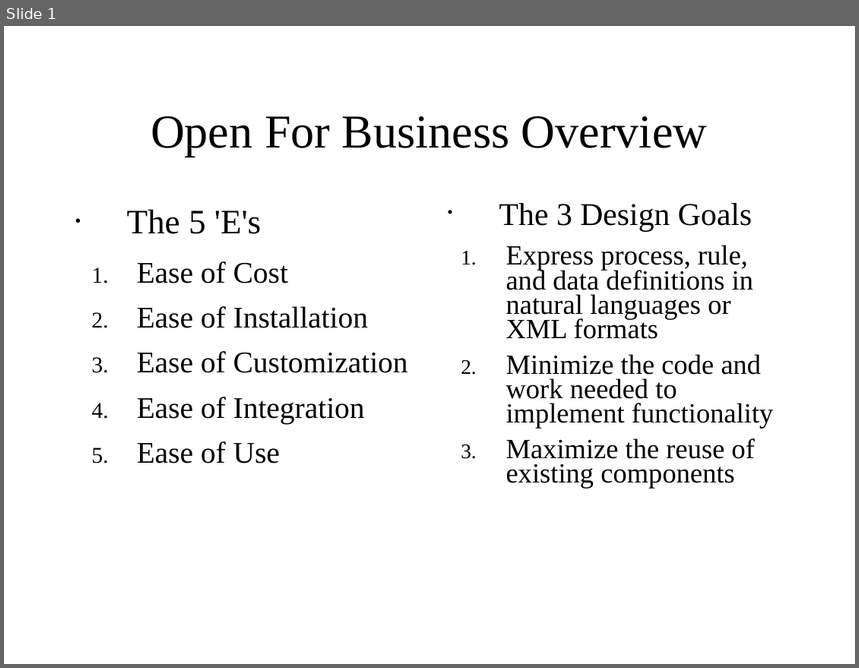
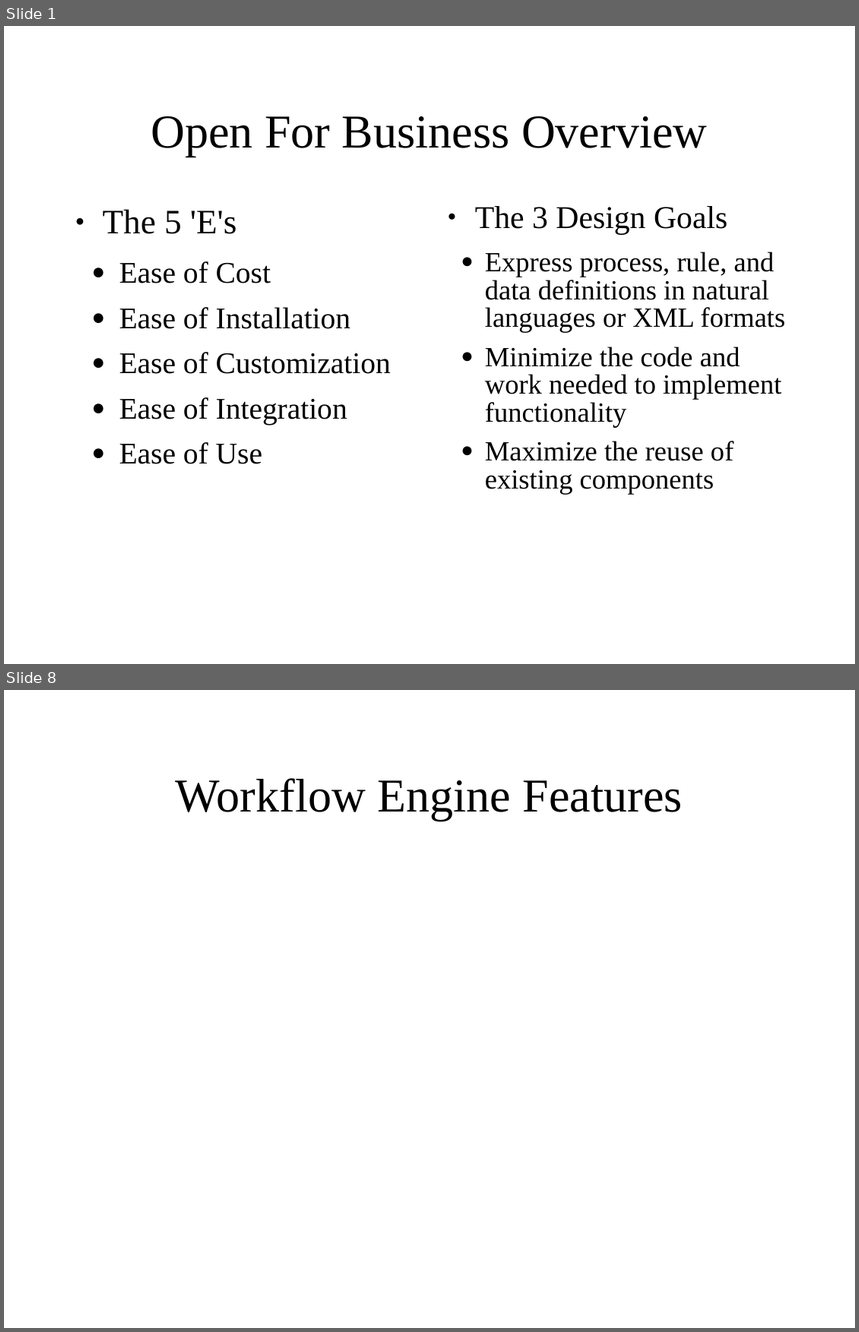
Before and after one commit to delan/OFBiz, a slide deck: website/ofbiz-overview.ppt. Shown one above the other, each under a label of ours: slide 1 before the commit, slides 1 and 8 after it; the slides between them are not shown. The pictures are 859x668 and 859x1332 pixels, drawn with LibreOffice and Linux fonts; fonts in the diff are those of the drawing. Boxes give left, top, right and bottom in pixels: in the first picture for what was removed or moved away, otherwise in the second. Text is boxed around its words. In the diff, an @@ line names an element or a change of style, - is before the commit and + after.

```diff
--- a/website/ofbiz-overview.ppt
+++ b/website/ofbiz-overview.ppt
@@ slide 8 added at <box>4,690,855,1328</box>, background #FFFFFF @@
@@ title added at <box>176,778,683,821</box>, 44 pt, text #000000 @@
+Workflow Engine Features
@@ slide 1 changed as well @@
@@ text "The 5 'E's" at <box>103,209,391,465</box>: bullet • to ●; bullet 1. to ● @@
@@ text "The 3 Design Goals" at <box>475,206,786,494</box>: bullet • to ●; line spacing 0.73 to 0.83; bullet 1. to ● @@
```
Also in this commit, not shown: 2 other slides changed, 7 other slides added, 3 slides removed, 1 other file.
